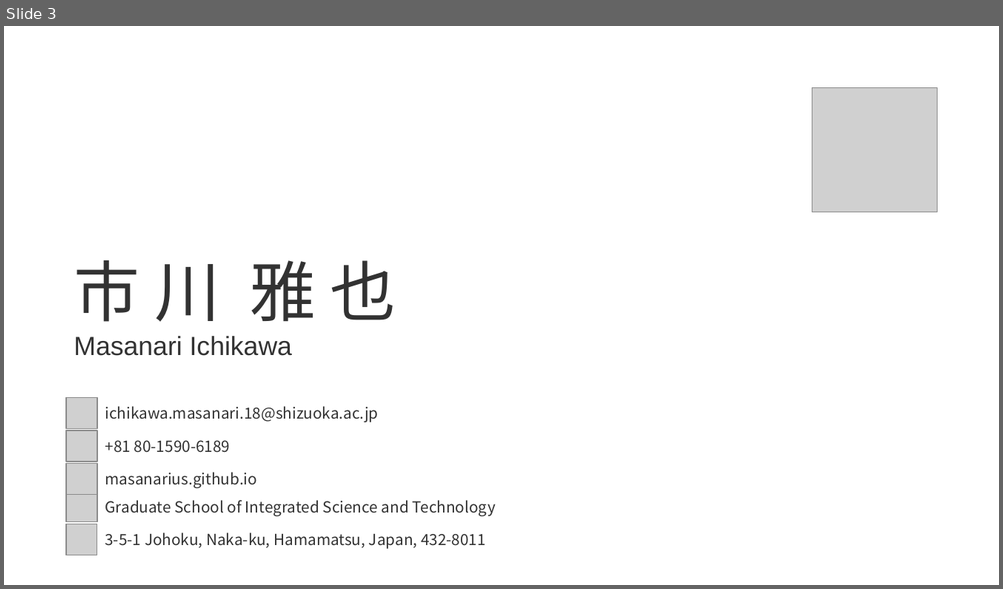
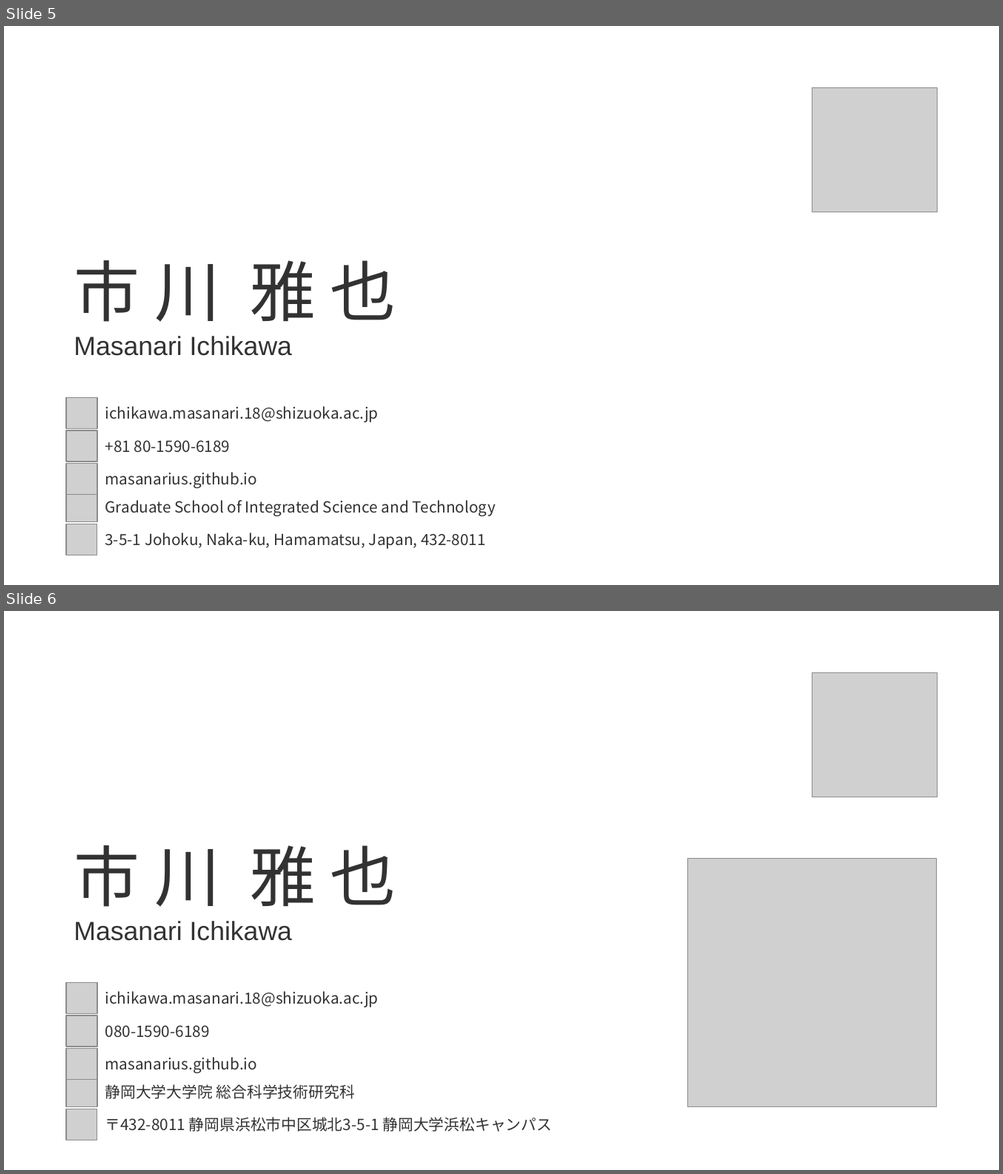
Before and after one commit to masanarius/masanarius.github.io, a slide deck: img/card/businesscard.pptx. Shown one above the other, each under a label of ours: slide 3 before the commit, slides 5 and 6 after it. The pictures are 1003x589 and 1003x1174 pixels, drawn with LibreOffice and Linux fonts; fonts in the diff are those of the drawing; grey boxes stand for pictures. Boxes give left, top, right and bottom in pixels: in the first picture for what was removed or moved away, otherwise in the second. Text is boxed around its words. In the diff, an @@ line names an element or a change of style, - is before the commit and + after.

```diff
--- a/img/card/businesscard.pptx
+++ b/img/card/businesscard.pptx
@@ slide 6 added at bbox=[4, 611, 999, 1170], background #FFFFFF @@
@@ picture added at bbox=[811, 673, 936, 797] @@
@@ text added at bbox=[74, 846, 396, 941], 24 pt, text #323232 @@
+市 川 雅 也
+Masanari Ichikawa
@@ picture added at bbox=[688, 859, 936, 1108] @@
@@ group added at bbox=[66, 982, 552, 1140]: 5 pictures, 5 texts @@
+ichikawa.masanari.18@shizuoka.ac.jp
+080-1590-6189
+masanarius.github.io
+静岡大学大学院 総合科学技術研究科
+〒432-8011 静岡県浜松市中区城北3-5-1 静岡大学浜松キャンパス
@@ what was slide 3 is now slide 5 @@
```
Also in this commit, not shown: 1 other slide added, 5 other files.
